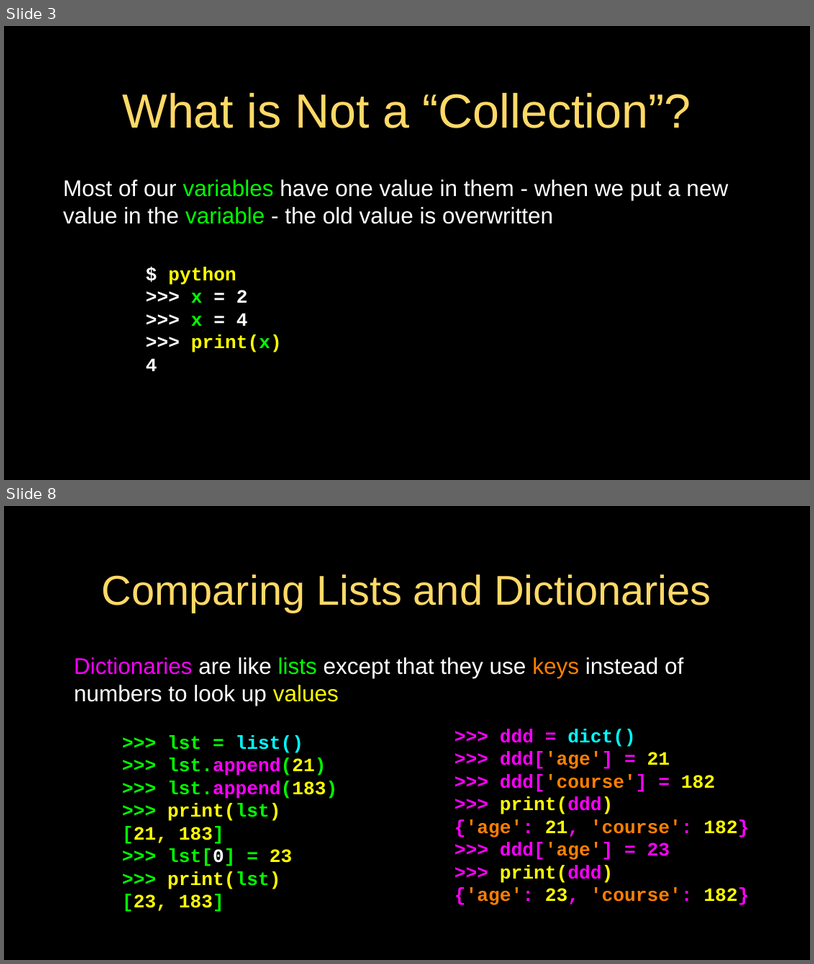
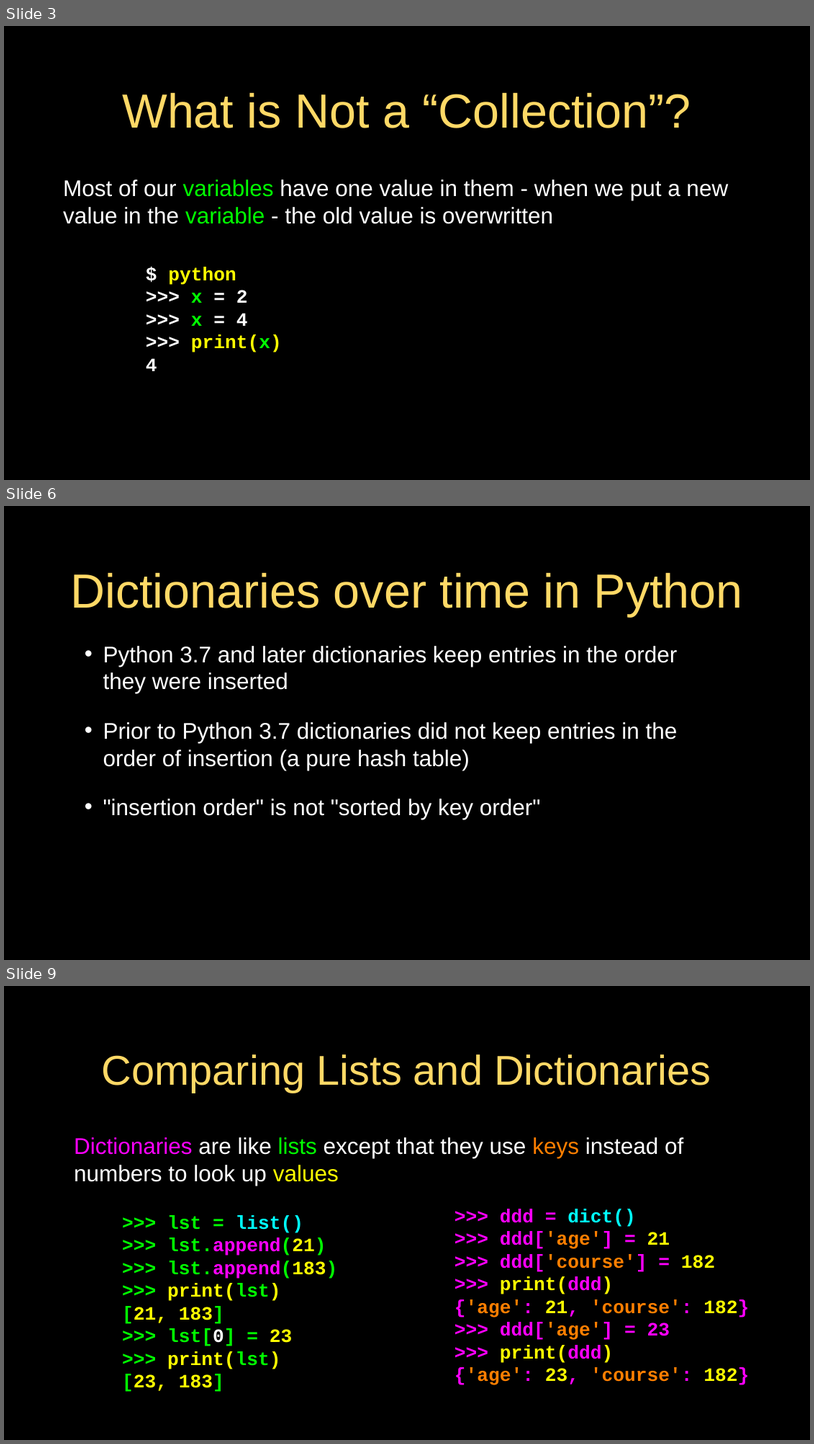
Before and after one commit to csev/py4e, a slide deck: lectures3/Pythonlearn-09-Dictionaries.pptx. Shown one above the other, each under a label of ours: slides 3 and 8 before the commit, slides 3, 6 and 9 after it; the slides between them are not shown. The pictures are 814x964 and 814x1444 pixels, drawn with LibreOffice and Linux fonts; fonts in the diff are those of the drawing. Boxes give left, top, right and bottom in pixels: in the first picture for what was removed or moved away, otherwise in the second. Text is boxed around its words. In the diff, an @@ line names an element or a change of style, - is before the commit and + after.

```diff
--- a/lectures3/Pythonlearn-09-Dictionaries.pptx
+++ b/lectures3/Pythonlearn-09-Dictionaries.pptx
@@ slide 6 added at [4, 506, 810, 960], background #000000; not listed: 1 template element that a slide beside it also shows @@
@@ title added at [70, 572, 743, 616], 76 pt, text #FFD966 @@
+Dictionaries over time in Python
@@ text added at [103, 646, 678, 819], 36 pt, text #FFFFFF @@
+• Python 3.7 and later dictionaries keep entries in the order they were inserted
+• Prior to Python 3.7 dictionaries did not keep entries in the order of insertion (a pure hash table)
+• "insertion order" is not "sorted by key order"
@@ what was slide 8 is now slide 9 @@
```
Also in this commit, not shown: 6 slides changed, 1 other slide added, 2 slides removed, 3 other files.
